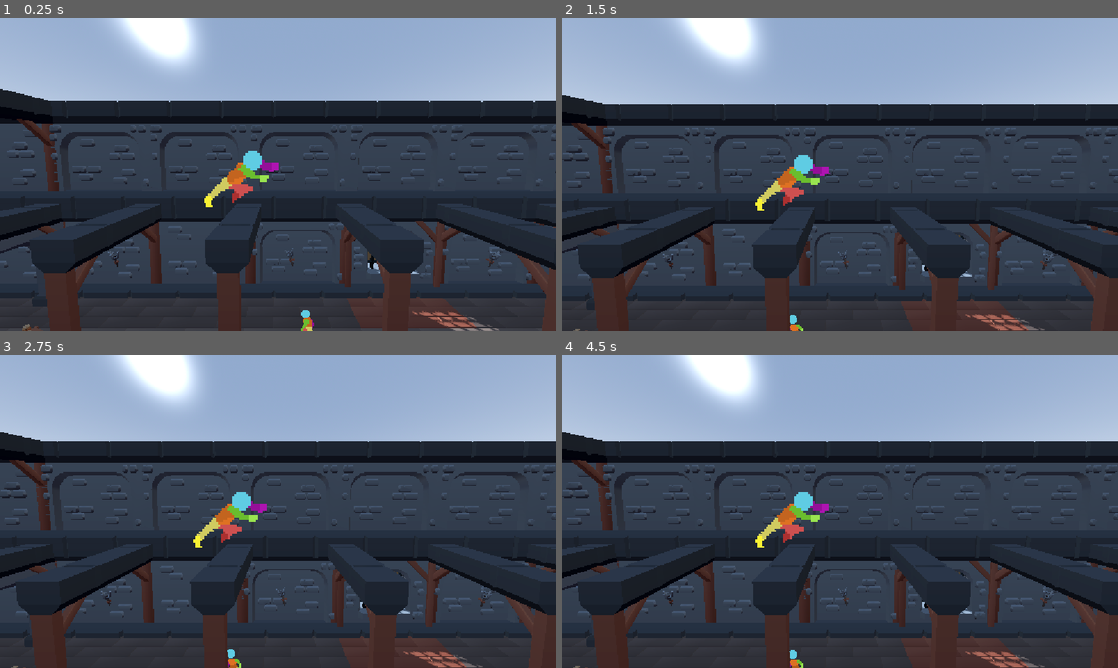
Above: before the commit, frames 1-4 (two rows, left to right).
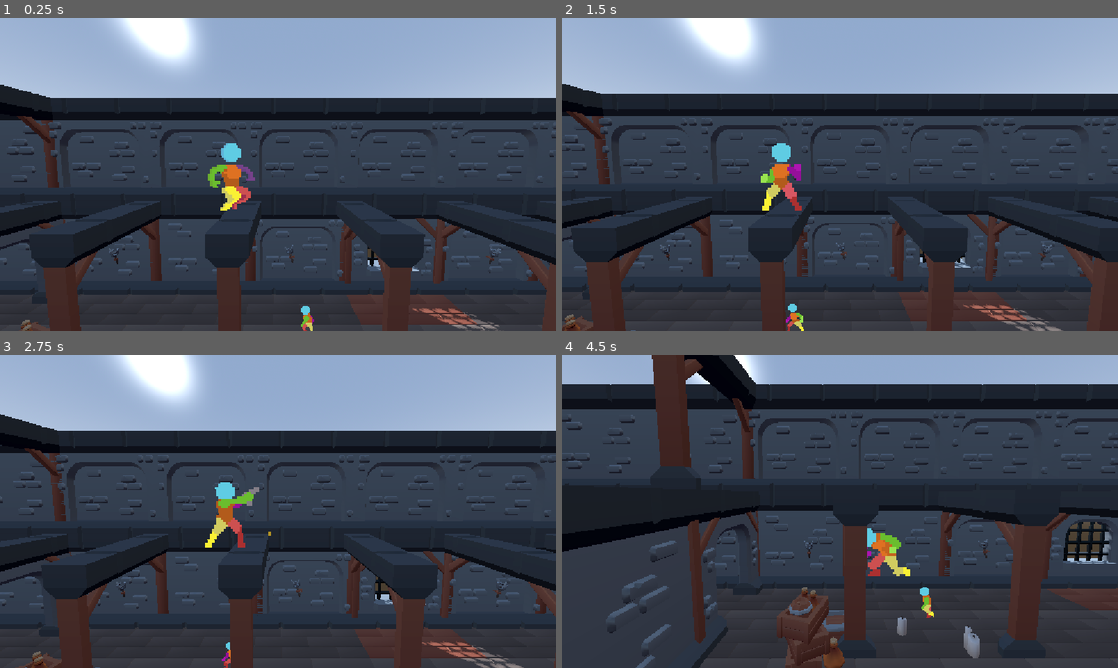
Above: after the commit, the same moments.

Repository: TioNacers/MetroidVania-Jam
Game: Godot game, scene res://Scenes/world_test.tscn
The game is run twice, just before and just after one commit, with the same random seed, the same clock (stepped at 60 frames per second) and the same inputs.
Inputs (mouse positions are in pixels of both pictures, inside the frame that each line leads up to):
- Up to frame 1 (0.25 s): no input
- Up to frame 2 (1.5 s): move the mouse to (962, 158) at 0.52 s; hold D (right) 0.53-1.28 s; right-click (962, 158) at 0.6 s; tap Space (jump) at 0.77 s; tap Shift (roll) at 0.8, 1.35 s; move the mouse to (728, 190) at 1.27 s; hold A (left) from 1.28 s (still down)
- Up to frame 3 (2.75 s): tap Space (jump) at 1.52 s; click (166, 527) at 1.55 s; move the mouse to (333, 442) at 2.02 s; release A (left) at 2.03 s; hold D (right) from 2.03 s (still down); click (333, 442) at 2.1 s; right-click (333, 442) at 2.3 s
- Up to frame 4 (4.5 s): move the mouse to (812, 574) at 2.77 s; right-click (812, 574) at 2.85 s; tap Space (jump) at 3.02, 3.77 s; tap Shift (roll) at 3.05, 3.6 s; move the mouse to (1006, 558) at 3.52 s; release D (right) at 3.53 s; hold A (left) from 3.53 s (still down); click (1006, 558) at 3.8 s; move the mouse to (673, 464) at 4.27 s; click (673, 464) at 4.35 s

The runs differ from the first frame. In frame 1, 14% of the frame differs, in the area x 0-100%, y 21-100%; in frame 2, 25%; in frame 3, 29%; in frame 4, 61%, in the area x 0-100%, y 0-100%.

Commit message:
make attacks modular

Diff:
--- a/Scenes/Player.tscn
+++ b/Scenes/Player.tscn
@@ -1,9 +1,12 @@
 [gd_scene format=3 uid="uid://ckfmdpdunxfvd"]
 
+[ext_resource type="Script" uid="uid://cd8sgov555l41" path="res://Scripts/Player/player_controller.gd" id="1_1iu4k"]
 [ext_resource type="Texture2D" uid="uid://cqi7qpl50clq7" path="res://Assets/Player2D/Air Spin/player air spin 48x48.png" id="1_lslt6"]
-[ext_resource type="Script" uid="uid://bjbec6pdtcjsu" path="res://Scripts/player.gd" id="1_ulo2v"]
+[ext_resource type="Script" uid="uid://w8fbngfrq0yr" path="res://Scripts/ResourceScripts/movement_res.gd" id="2_m0x7a"]
 [ext_resource type="Texture2D" uid="uid://bvrmi1pdml6dk" path="res://Assets/Player2D/Woodcutting/Woodcutting.png" id="2_ulo2v"]
+[ext_resource type="Script" uid="uid://j053mwjussis" path="res://Scripts/Common/Weapon/weapon_common.gd" id="2_x63xi"]
 [ext_resource type="Texture2D" uid="uid://mqqkqmu268vk" path="res://Assets/Player2D/Death/Player Death 64x64.png" id="3_1iu4k"]
+[ext_resource type="Script" uid="uid://bl3skx87ktjw8" path="res://Scripts/ResourceScripts/weapon_res.gd" id="3_i2e8t"]
 [ext_resource type="Texture2D" uid="uid://bwbwnvfg46wik" path="res://Assets/Player2D/Hurt-Damaged/Player Hurt 48x48.png" id="4_m0x7a"]
 [ext_resource type="Texture2D" uid="uid://dpot07anfioya" path="res://Assets/Player2D/Idle/Player Idle 48x48.png" id="5_5v66d"]
 [ext_resource type="Texture2D" uid="uid://cplk2475eews3" path="res://Assets/Player2D/Jump/player new jump 48x48.png" id="6_x63xi"]
@@ -20,6 +23,30 @@
 [ext_resource type="Texture2D" uid="uid://c0xqaa50sfaju" path="res://Assets/Player2D/Walk/PlayerWalk 48x48.png" id="17_rxg2u"]
 [ext_resource type="Script" uid="uid://4glxjafvf5ka" path="res://Scripts/camera_pivot.gd" id="19_1iu4k"]
 
+[sub_resource type="Resource" id="Resource_uwyvf"]
+script = ExtResource("3_i2e8t")
+weapon_name = "Gun"
+metadata/_custom_type_script = "uid://bl3skx87ktjw8"
+
+[sub_resource type="Resource" id="Resource_qhnc0"]
+script = ExtResource("2_x63xi")
+weapon_config = SubResource("Resource_uwyvf")
+metadata/_custom_type_script = "uid://j053mwjussis"
+
+[sub_resource type="Resource" id="Resource_5hu6f"]
+script = ExtResource("3_i2e8t")
+weapon_name = "PunchJab"
+metadata/_custom_type_script = "uid://bl3skx87ktjw8"
+
+[sub_resource type="Resource" id="Resource_5sso2"]
+script = ExtResource("2_x63xi")
+weapon_config = SubResource("Resource_5hu6f")
+metadata/_custom_type_script = "uid://j053mwjussis"
+
+[sub_resource type="Resource" id="Resource_5v66d"]
+script = ExtResource("2_m0x7a")
+metadata/_custom_type_script = "uid://w8fbngfrq0yr"
+
 [sub_resource type="AtlasTexture" id="AtlasTexture_xixlo"]
 atlas = ExtResource("1_lslt6")
 region = Rect2(0, 0, 48, 48)
@@ -128,6 +155,46 @@
 atlas = ExtResource("3_1iu4k")
 region = Rect2(432, 0, 48, 48)
 
+[sub_resource type="AtlasTexture" id="AtlasTexture_bu8r1"]
+atlas = ExtResource("16_avx33")
+region = Rect2(0, 0, 48, 48)
+
+[sub_resource type="AtlasTexture" id="AtlasTexture_0qaq2"]
+atlas = ExtResource("16_avx33")
+region = Rect2(48, 0, 48, 48)
+
+[sub_resource type="AtlasTexture" id="AtlasTexture_6yuet"]
+atlas = ExtResource("16_avx33")
+region = Rect2(96, 0, 48, 48)
+
+[sub_resource type="AtlasTexture" id="AtlasTexture_xlos2"]
+atlas = ExtResource("16_avx33")
+region = Rect2(144, 0, 48, 48)
+
+[sub_resource type="AtlasTexture" id="AtlasTexture_y4ht6"]
+atlas = ExtResource("16_avx33")
+region = Rect2(192, 0, 48, 48)
+
+[sub_resource type="AtlasTexture" id="AtlasTexture_2ywcc"]
+atlas = ExtResource("16_avx33")
+region = Rect2(240, 0, 48, 48)
+
+[sub_resource type="AtlasTexture" id="AtlasTexture_kqd6c"]
+atlas = ExtResource("16_avx33")
+region = Rect2(288, 0, 48, 48)
+
+[sub_resource type="AtlasTexture" id="AtlasTexture_u73sp"]
+atlas = ExtResource("16_avx33")
+region = Rect2(336, 0, 48, 48)
+
+[sub_resource type="AtlasTexture" id="AtlasTexture_ld01t"]
+atlas = ExtResource("16_avx33")
+region = Rect2(384, 0, 48, 48)
+
+[sub_resource type="AtlasTexture" id="AtlasTexture_xgvn0"]
+atlas = ExtResource("16_avx33")
+region = Rect2(432, 0, 48, 48)
+
 [sub_resource type="AtlasTexture" id="AtlasTexture_5gg6q"]
 atlas = ExtResource("4_m0x7a")
 region = Rect2(0, 0, 48, 48)
@@ -280,6 +347,46 @@
 atlas = ExtResource("8_qidb7")
 region = Rect2(448, 0, 64, 64)
 
+[sub_resource type="AtlasTexture" id="AtlasTexture_ygeqm"]
+atlas = ExtResource("10_8flut")
+region = Rect2(0, 0, 48, 48)
+
+[sub_resource type="AtlasTexture" id="AtlasTexture_r3wjv"]
+atlas = ExtResource("10_8flut")
+region = Rect2(48, 0, 48, 48)
+
+[sub_resource type="AtlasTexture" id="AtlasTexture_yg2vm"]
+atlas = ExtResource("10_8flut")
+region = Rect2(96, 0, 48, 48)
+
+[sub_resource type="AtlasTexture" id="AtlasTexture_cqava"]
+atlas = ExtResource("10_8flut")
+region = Rect2(144, 0, 48, 48)
+
+[sub_resource type="AtlasTexture" id="AtlasTexture_6m422"]
+atlas = ExtResource("10_8flut")
+region = Rect2(192, 0, 48, 48)
+
+[sub_resource type="AtlasTexture" id="AtlasTexture_rmrb7"]
+atlas = ExtResource("10_8flut")
+region = Rect2(240, 0, 48, 48)
+
+[sub_resource type="AtlasTexture" id="AtlasTexture_njfn6"]
+atlas = ExtResource("10_8flut")
+region = Rect2(288, 0, 48, 48)
+
+[sub_resource type="AtlasTexture" id="AtlasTexture_y8to0"]
+atlas = ExtResource("10_8flut")
+region = Rect2(336, 0, 48, 48)
+
+[sub_resource type="AtlasTexture" id="AtlasTexture_5vo8g"]
+atlas = ExtResource("10_8flut")
+region = Rect2(384, 0, 48, 48)
+
+[sub_resource type="AtlasTexture" id="AtlasTexture_p406h"]
+atlas = ExtResource("10_8flut")
+region = Rect2(432, 0, 48, 48)
+
 [sub_resource type="AtlasTexture" id="AtlasTexture_50dqm"]
 atlas = ExtResource("9_70hv0")
 region = Rect2(0, 0, 64, 64)
@@ -308,46 +415,6 @@
 atlas = ExtResource("9_70hv0")
 region = Rect2(384, 0, 64, 64)
 
-[sub_resource type="AtlasTexture" id="AtlasTexture_ygeqm"]
-atlas = ExtResource("10_8flut")
-region = Rect2(0, 0, 48, 48)
-
-[sub_resource type="AtlasTexture" id="AtlasTexture_r3wjv"]
-atlas = ExtResource("10_8flut")
-region = Rect2(48, 0, 48, 48)
-
-[sub_resource type="AtlasTexture" id="AtlasTexture_yg2vm"]
-atlas = ExtResource("10_8flut")
-region = Rect2(96, 0, 48, 48)
-
-[sub_resource type="AtlasTexture" id="AtlasTexture_cqava"]
-atlas = ExtResource("10_8flut")
-region = Rect2(144, 0, 48, 48)
-
-[sub_resource type="AtlasTexture" id="AtlasTexture_6m422"]
-atlas = ExtResource("10_8flut")
-region = Rect2(192, 0, 48, 48)
-
-[sub_resource type="AtlasTexture" id="AtlasTexture_rmrb7"]
-atlas = ExtResource("10_8flut")
-region = Rect2(240, 0, 48, 48)
-
-[sub_resource type="AtlasTexture" id="AtlasTexture_njfn6"]
-atlas = ExtResource("10_8flut")
-region = Rect2(288, 0, 48, 48)
-
-[sub_resource type="AtlasTexture" id="AtlasTexture_y8to0"]
-atlas = ExtResource("10_8flut")
-region = Rect2(336, 0, 48, 48)
-
-[sub_resource type="AtlasTexture" id="AtlasTexture_5vo8g"]
-atlas = ExtResource("10_8flut")
-region = Rect2(384, 0, 48, 48)
-
-[sub_resource type="AtlasTexture" id="AtlasTexture_p406h"]
-atlas = ExtResource("10_8flut")
-region = Rect2(432, 0, 48, 48)
-
 [sub_resource type="AtlasTexture" id="AtlasTexture_yiptt"]
 atlas = ExtResource("11_u7x0b")
 region = Rect2(0, 0, 48, 48)
@@ -516,46 +583,6 @@
 atlas = ExtResource("15_c43xd")
 region = Rect2(336, 0, 48, 48)
 
-[sub_resource type="AtlasTexture" id="AtlasTexture_bu8r1"]
-atlas = ExtResource("16_avx33")
-region = Rect2(0, 0, 48, 48)
-
-[sub_resource type="AtlasTexture" id="AtlasTexture_0qaq2"]
-atlas = ExtResource("16_avx33")
-region = Rect2(48, 0, 48, 48)
-
-[sub_resource type="AtlasTexture" id="AtlasTexture_6yuet"]
-atlas = ExtResource("16_avx33")
-region = Rect2(96, 0, 48, 48)
-
-[sub_resource type="AtlasTexture" id="AtlasTexture_xlos2"]
-atlas = ExtResource("16_avx33")
-region = Rect2(144, 0, 48, 48)
-
-[sub_resource type="AtlasTexture" id="AtlasTexture_y4ht6"]
-atlas = ExtResource("16_avx33")
-region = Rect2(192, 0, 48, 48)
-
-[sub_resource type="AtlasTexture" id="AtlasTexture_2ywcc"]
-atlas = ExtResource("16_avx33")
-region = Rect2(240, 0, 48, 48)
-
-[sub_resource type="AtlasTexture" id="AtlasTexture_kqd6c"]
-atlas = ExtResource("16_avx33")
-region = Rect2(288, 0, 48, 48)
-
-[sub_resource type="AtlasTexture" id="AtlasTexture_u73sp"]
-atlas = ExtResource("16_avx33")
-region = Rect2(336, 0, 48, 48)
-
-[sub_resource type="AtlasTexture" id="AtlasTexture_ld01t"]
-atlas = ExtResource("16_avx33")
-region = Rect2(384, 0, 48, 48)
-
-[sub_resource type="AtlasTexture" id="AtlasTexture_xgvn0"]
-atlas = ExtResource("16_avx33")
-region = Rect2(432, 0, 48, 48)
-
 [sub_resource type="AtlasTexture" id="AtlasTexture_tveyg"]
 atlas = ExtResource("17_rxg2u")
 region = Rect2(0, 0, 48, 48)
@@ -688,6 +715,41 @@
 }, {
 "frames": [{
 "duration": 1.0,
+"texture": SubResource("AtlasTexture_bu8r1")
+}, {
+"duration": 1.0,
+"texture": SubResource("AtlasTexture_0qaq2")
+}, {
+"duration": 1.0,
+"texture": SubResource("AtlasTexture_6yuet")
+}, {
+"duration": 1.0,
+"texture": SubResource("AtlasTexture_xlos2")
+}, {
+"duration": 1.0,
+"texture": SubResource("AtlasTexture_y4ht6")
+}, {
+"duration": 1.0,
+"texture": SubResource("AtlasTexture_2ywcc")
+}, {
+"duration": 1.0,
+"texture": SubResource("AtlasTexture_kqd6c")
+}, {
+"duration": 1.0,
+"texture": SubResource("AtlasTexture_u73sp")
+}, {
+"duration": 1.0,
+"texture": SubResource("AtlasTexture_ld01t")
+}, {
+"duration": 1.0,
+"texture": SubResource("AtlasTexture_xgvn0")
+}],
+"loop": 0,
+"name": &"Gun_attack",
+"speed": 5.0
+}, {
+"frames": [{
+"duration": 1.0,
 "texture": SubResource("AtlasTexture_5gg6q")
 }, {
 "duration": 1.0,
@@ -827,6 +889,41 @@
 }, {
 "frames": [{
 "duration": 1.0,
+"texture": SubResource("AtlasTexture_ygeqm")
+}, {
+"duration": 1.0,
+"texture": SubResource("AtlasTexture_r3wjv")
+}, {
+"duration": 1.0,
+"texture": SubResource("AtlasTexture_yg2vm")
+}, {
+"duration": 1.0,
+"texture": SubResource("AtlasTexture_cqava")
+}, {
+"duration": 1.0,
+"texture": SubResource("AtlasTexture_6m422")
+}, {
+"duration": 1.0,
+"texture": SubResource("AtlasTexture_rmrb7")
+}, {
+"duration": 1.0,
+"texture": SubResource("AtlasTexture_njfn6")
+}, {
+"duration": 1.0,
+"texture": SubResource("AtlasTexture_y8to0")
+}, {
+"duration": 1.0,
+"texture": SubResource("AtlasTexture_5vo8g")
+}, {
+"duration": 1.0,
+"texture": SubResource("AtlasTexture_p406h")
+}],
+"loop": 0,
+"name": &"PunchJab_attack",
+"speed": 5.0
+}, {
+"frames": [{
+"duration": 1.0,
 "texture": SubResource("AtlasTexture_50dqm")
 }, {
 "duration": 1.0,
@@ -853,41 +950,6 @@
 }, {
 "frames": [{
 "duration": 1.0,
-"texture": SubResource("AtlasTexture_ygeqm")
-}, {
-"duration": 1.0,
-"texture": SubResource("AtlasTexture_r3wjv")
-}, {
-"duration": 1.0,
-"texture": SubResource("AtlasTexture_yg2vm")
-}, {
-"duration": 1.0,
-"texture": SubResource("AtlasTexture_cqava")
-}, {
-"duration": 1.0,
-"texture": SubResource("AtlasTexture_6m422")
-}, {
-"duration": 1.0,
-"texture": SubResource("AtlasTexture_rmrb7")
-}, {
-"duration": 1.0,
-"texture": SubResource("AtlasTexture_njfn6")
-}, {
-"duration": 1.0,
-"texture": SubResource("AtlasTexture_y8to0")
-}, {
-"duration": 1.0,
-"texture": SubResource("AtlasTexture_5vo8g")
-}, {
-"duration": 1.0,
-"texture": SubResource("AtlasTexture_p406h")
-}],
-"loop": 0,
-"name": &"Punch_jab",
-"speed": 5.0
-}, {
-"frames": [{
-"duration": 1.0,
 "texture": SubResource("AtlasTexture_yiptt")
 }, {
 "duration": 1.0,
@@ -1039,41 +1101,6 @@
 }, {
 "frames": [{
 "duration": 1.0,
-"texture": SubResource("AtlasTexture_bu8r1")
-}, {
-"duration": 1.0,
-"texture": SubResource("AtlasTexture_0qaq2")
-}, {
-"duration": 1.0,
-"texture": SubResource("AtlasTexture_6yuet")
-}, {
-"duration": 1.0,
-"texture": SubResource("AtlasTexture_xlos2")
-}, {
-"duration": 1.0,
-"texture": SubResource("AtlasTexture_y4ht6")
-}, {
-"duration": 1.0,
-"texture": SubResource("AtlasTexture_2ywcc")
-}, {
-"duration": 1.0,
-"texture": SubResource("AtlasTexture_kqd6c")
-}, {
-"duration": 1.0,
-"texture": SubResource("AtlasTexture_u73sp")
-}, {
-"duration": 1.0,
-"texture": SubResource("AtlasTexture_ld01t")
-}, {
-"duration": 1.0,
-"texture": SubResource("AtlasTexture_xgvn0")
-}],
-"loop": 0,
-"name": &"Shoot_pistol",
-"speed": 5.0
-}, {
-"frames": [{
-"duration": 1.0,
 "texture": SubResource("AtlasTexture_tveyg")
 }, {
 "duration": 1.0,
@@ -1106,12 +1133,15 @@
 size = Vector3(0.13733673, 0.25708008, 0.0897522)
 
 [node name="Player" type="CharacterBody3D" unique_id=1183880688 groups=["player"]]
-script = ExtResource("1_ulo2v")
+script = ExtResource("1_1iu4k")
+primary_weapon = SubResource("Resource_qhnc0")
+secondary_weapon = SubResource("Resource_5sso2")
+movement_settings = SubResource("Resource_5v66d")
 
 [node name="AnimatedSprite3D" type="AnimatedSprite3D" parent="." unique_id=1397311630]
 texture_filter = 2
 sprite_frames = SubResource("SpriteFrames_6mgck")
-animation = &"Roll_fast"
+animation = &"Gun_attack"
 speed_scale = 1.6
 
 [node name="CollisionShape3D" type="CollisionShape3D" parent="." unique_id=1888849351]
@@ -1124,3 +1154,4 @@
 
 [node name="Camera3D" type="Camera3D" parent="CameraPivot" unique_id=2001110056]
 transform = Transform3D(1, 0, 0, 0, 0.9961947, 0.08715574, 0, -0.08715574, 0.9961947, 0, 0, 6)
+size = 6.797
--- /dev/null
+++ b/Scripts/Common/Weapon/weapon_common.gd
@@ -0,0 +1,18 @@
+extends Resource
+class_name Weapon
+
+
+
+@export var weapon_config: WeaponResource
+
+func get_attack_animation_name() -> String:
+	return weapon_config.weapon_name + "_attack"
+
+#
+# common class for all attacks
+# this is just an interface
+# all functions below this comment will get overwritten
+#
+func attack():pass
+
+func reload():pass
--- a/Scripts/Player/player_controller.gd
+++ b/Scripts/Player/player_controller.gd
@@ -2,8 +2,14 @@
 
 @onready var sprite: AnimatedSprite3D = $AnimatedSprite3D
 
+@export var primary_weapon: Weapon
+@export var secondary_weapon: Weapon
+var weapon_attack_names: Array[String]
+
 func _ready() -> void:
 	super()
+	weapon_attack_names.append(primary_weapon.get_attack_animation_name())
+	weapon_attack_names.append(secondary_weapon.get_attack_animation_name())
 	sprite.animation_finished.connect(_on_animation_finished)
 
 func _physics_process(delta: float) -> void:
@@ -19,10 +25,12 @@
 			roll()
 			if is_rolling:
 				sprite.play("Roll_fast")
-		elif Input.is_action_just_pressed("shoot"):
-			_start_attack("Shoot_pistol")
-		elif Input.is_action_just_pressed("punch"):
-			_start_attack("Punch_jab")
+		elif Input.is_action_just_pressed("shoot") and primary_weapon != null:
+			primary_weapon.attack()
+			_start_attack(primary_weapon.get_attack_animation_name())
+		elif Input.is_action_just_pressed("punch") and secondary_weapon != null:
+			secondary_weapon.attack()
+			_start_attack(secondary_weapon.get_attack_animation_name())
 
 	# 2. Gravity, run state and move_and_slide() happen once, in Movable
 	super(delta)
@@ -30,18 +38,28 @@
 	# 3. Animation uses the post-move state
 	_update_animation()
 
+func equip_weapon(weapon: Weapon, primary: bool):
+	if primary:
+		weapon_attack_names.erase(primary_weapon.get_attack_animation_name())
+		primary_weapon = weapon
+		weapon_attack_names.append(weapon.get_attack_animation_name())
+	else :
+		weapon_attack_names.erase(secondary_weapon.get_attack_animation_name())
+		secondary_weapon = weapon
+		weapon_attack_names.append(weapon.get_attack_animation_name())
+
+
 func _start_attack(anim_name: String) -> void:
 	movement_locked = true
-	#TODO Trigger attack here
 	velocity.x = 0.0
 	sprite.play(anim_name)
 
 func _on_animation_finished() -> void:
-	match sprite.animation:
-		"Roll_fast":
-			stop_rolling()
-		"Shoot_pistol", "Punch_jab":
-			movement_locked = false
+
+	if (sprite.animation == "Roll_fast"):
+		stop_rolling()
+	elif weapon_attack_names.has(sprite.animation):
+		movement_locked = false
 
 func _update_animation() -> void:
 	sprite.flip_h = facing < 0.0
--- /dev/null
+++ b/Scripts/ResourceScripts/weapon_res.gd
@@ -0,0 +1,4 @@
+extends Resource
+class_name WeaponResource
+
+@export var weapon_name: String
Not shown, added: Scripts/Common/Weapon/weapon_common.gd.uid
Not shown, added: Scripts/ResourceScripts/weapon_res.gd.uid
